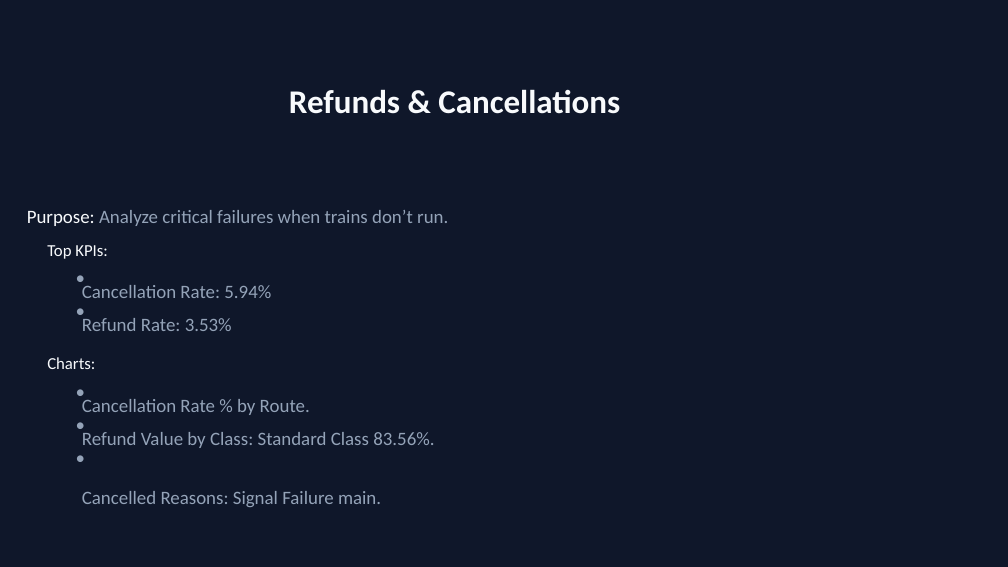
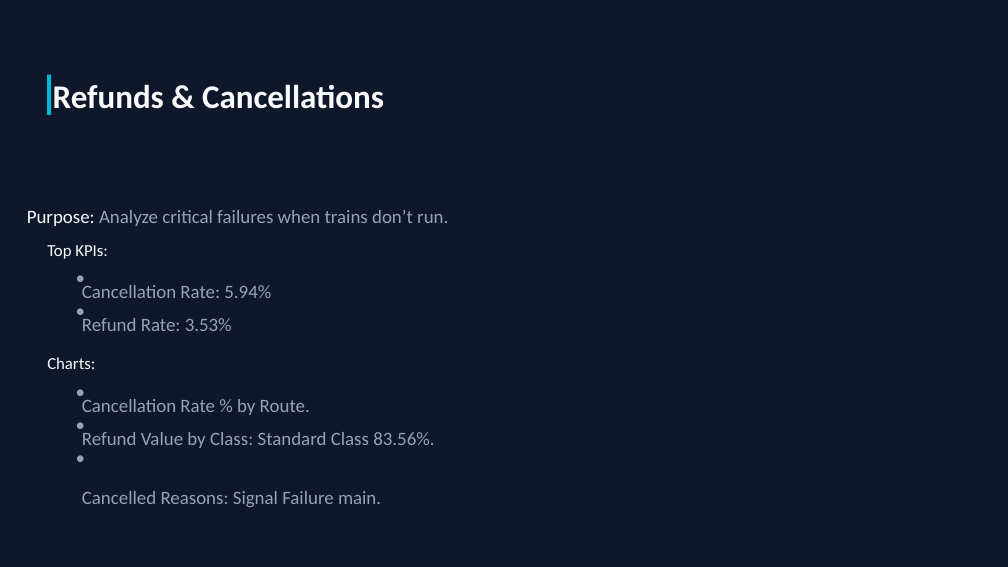
Before and after one commit to mazenezzat1313-DH/UK-Train-Rides, a slide deck: slide 33 of Presenation/Final UK Train Rides .pptx (slide 26 before the commit). Drawn at 1008x567 pixels with LibreOffice and Linux fonts; fonts in the diff are those of the drawing; background and template pictures are left out. Boxes give left, top, right and bottom in pixels: in the first picture for what was removed or moved away, otherwise in the second. Text is boxed around its words. In the diff, an @@ line names an element or a change of style, - is before the commit and + after.

```diff
--- a/Presenation/Final UK Train Rides .pptx
+++ b/Presenation/Final UK Train Rides .pptx
@@ rectangle added at (x1=47, y1=75, x2=51, y2=115), fill #06B6D4 @@
@@ text "Refunds & Cancellations" moved from (x1=289, y1=89, x2=620, y2=114) to (x1=53, y1=84, x2=384, y2=109) @@
```
Also in this commit, not shown: 8 other slides changed, 11 slides added, 4 slides removed.
